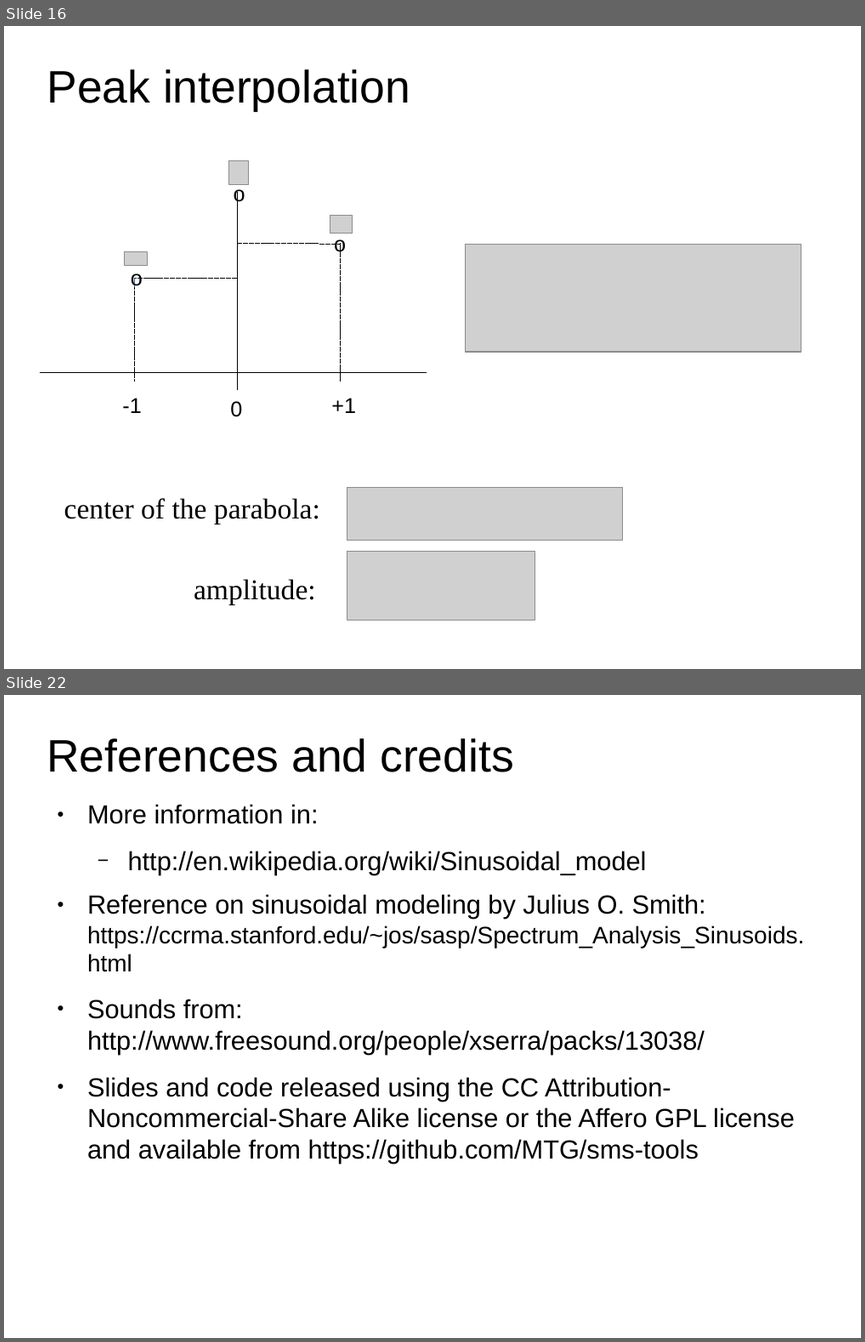
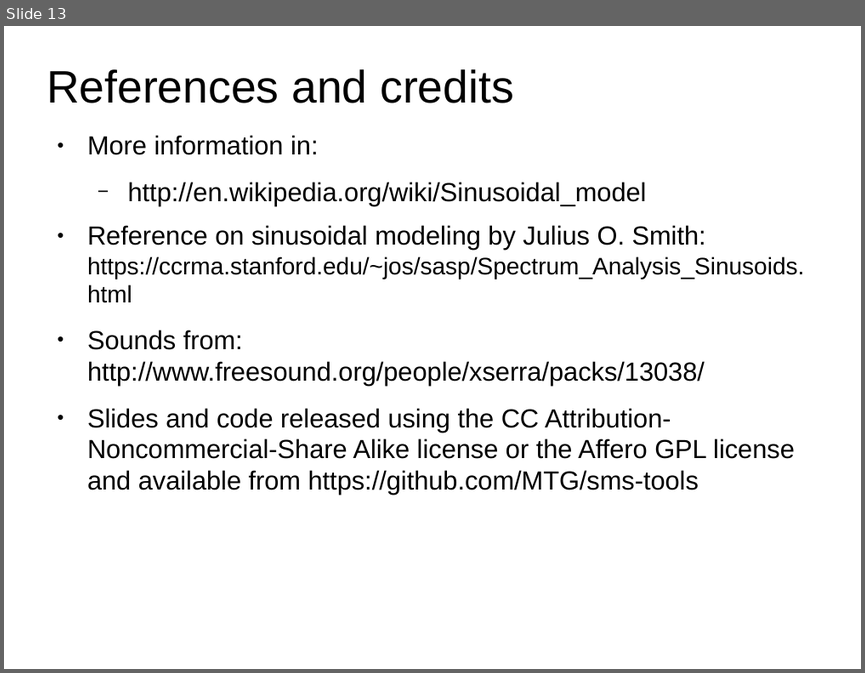
Before and after one commit to MTG/sms-tools, a slide deck: lectures/5-Sinusoidal-model/Sinusoidal-Model-1.odp. Shown one above the other, each under a label of ours: slides 16 and 22 before the commit, slide 13 after it; the slides between them are not shown. The pictures are 865x1342 and 865x673 pixels, drawn with LibreOffice and Linux fonts; fonts in the diff are those of the drawing; grey boxes stand for pictures. Boxes give left, top, right and bottom in pixels: in the first picture for what was removed or moved away, otherwise in the second. Text is boxed around its words. In the diff, an @@ line names an element or a change of style, - is before the commit and + after.

```diff
--- a/lectures/5-Sinusoidal-model/Sinusoidal-Model-1.odp
+++ b/lectures/5-Sinusoidal-model/Sinusoidal-Model-1.odp
@@ slide 16 removed at (x1=4, y1=26, x2=861, y2=669), background #FFFFFF @@
@@ title removed at (x1=46, y1=69, x2=410, y2=111) @@
-Peak interpolation
@@ picture removed at (x1=229, y1=160, x2=249, y2=183) @@
@@ text removed at (x1=234, y1=184, x2=245, y2=206) @@
-o
@@ line removed from (237, 193) to (237, 389) @@
@@ picture removed at (x1=330, y1=215, x2=352, y2=233) @@
@@ picture removed at (x1=125, y1=252, x2=147, y2=266) @@
@@ line removed from (237, 244) to (340, 244) @@
@@ text removed at (x1=334, y1=239, x2=346, y2=256) @@
-o
@@ line removed from (340, 244) to (340, 380) @@
@@ picture removed at (x1=465, y1=244, x2=800, y2=352) @@
@@ text removed at (x1=131, y1=273, x2=143, y2=290) @@
-o
@@ line removed from (134, 380) to (134, 278) @@
@@ line removed from (134, 278) to (237, 278) @@
@@ ellipse removed at (x1=134, y1=278, x2=134, y2=286) @@
@@ line removed from (40, 372) to (426, 372) @@
@@ text removed at (x1=122, y1=397, x2=141, y2=413) @@
--1
@@ text removed at (x1=230, y1=401, x2=242, y2=417) @@
-0
@@ text removed at (x1=331, y1=397, x2=356, y2=413) @@
-+1
@@ text removed at (x1=64, y1=498, x2=320, y2=524) @@
-center of the parabola:
@@ picture removed at (x1=347, y1=487, x2=623, y2=540) @@
@@ picture removed at (x1=347, y1=550, x2=535, y2=620) @@
@@ text removed at (x1=194, y1=578, x2=316, y2=604) @@
-amplitude:
@@ what was slide 22 is now slide 13 @@
```
Also in this commit, not shown: 3 slides changed, 8 other slides removed, 7 other files.
